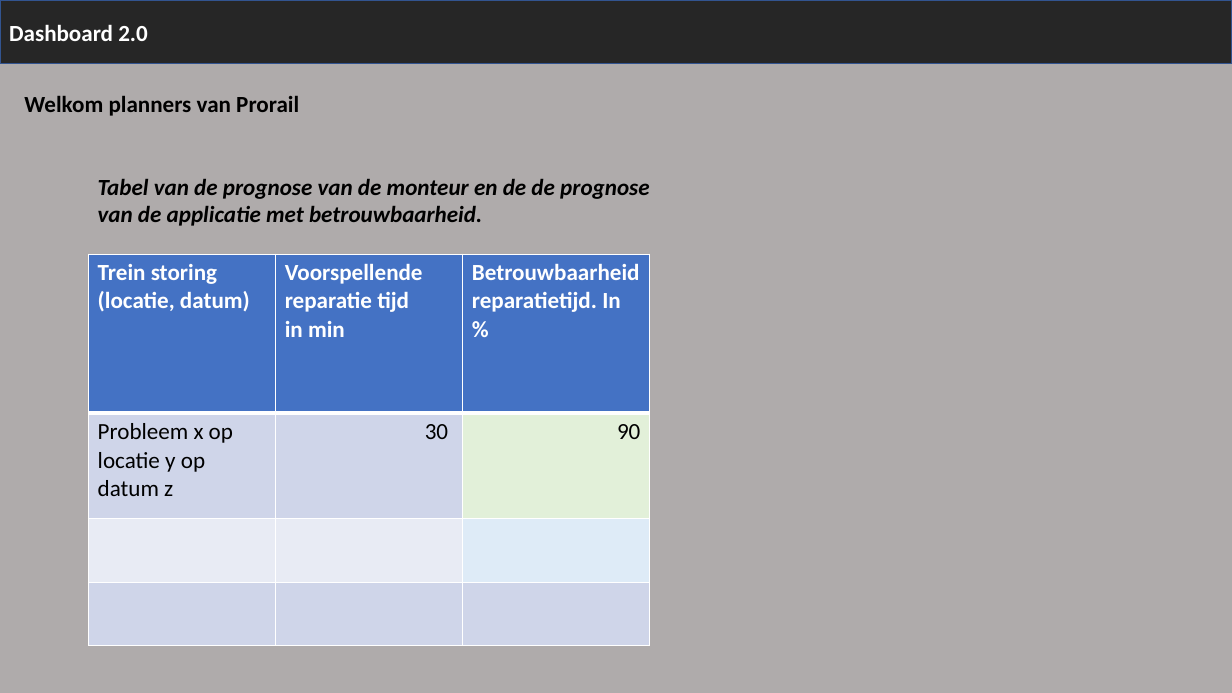
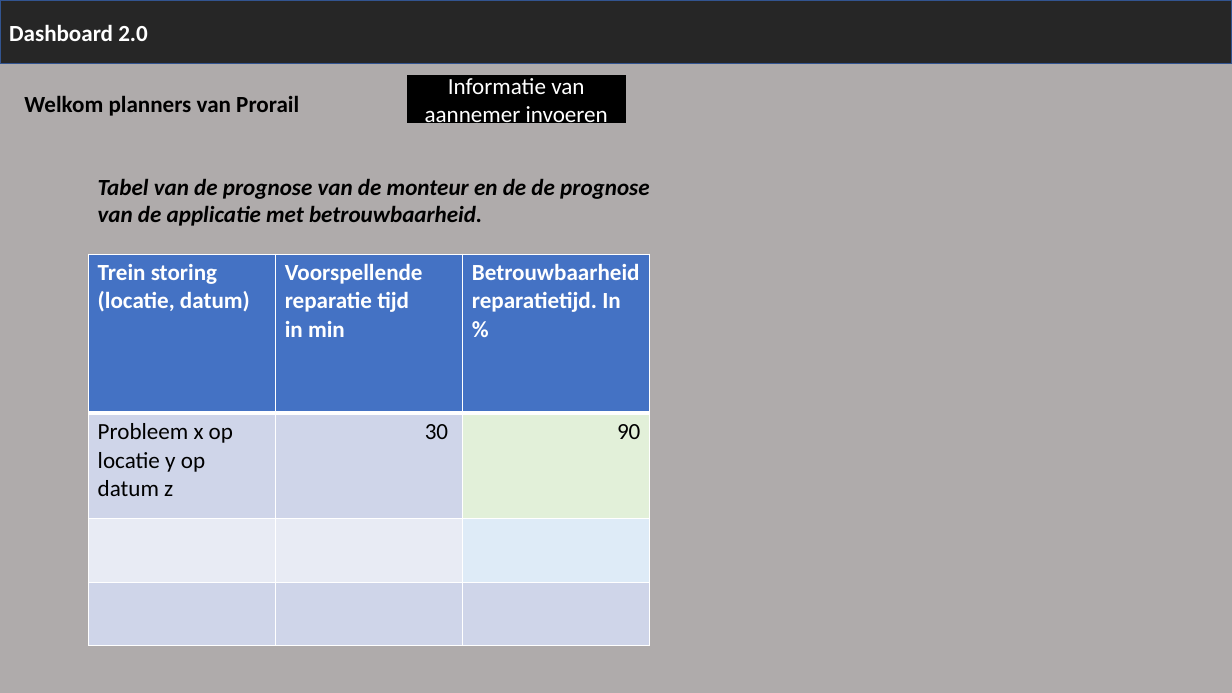
Before and after one commit to AmaryllisLee/DDB_Prorail, a slide deck: slide 1 of Wireframe_dashboard.pptx. Drawn at 1232x693 pixels with LibreOffice and Linux fonts; fonts in the diff are those of the drawing. Boxes give left, top, right and bottom in pixels: in the first picture for what was removed or moved away, otherwise in the second. Text is boxed around its words. In the diff, an @@ line names an element or a change of style, - is before the commit and + after.

```diff
--- a/Wireframe_dashboard.pptx
+++ b/Wireframe_dashboard.pptx
@@ rectangle added at box(408, 76, 626, 123), fill #000000, outline #000000 1 pt, 18 pt, text #FFFFFF @@
+Informatie van aannemer invoeren
```
Also in this commit, not shown: 1 other slide changed, 1 slide added, 1 other file.
